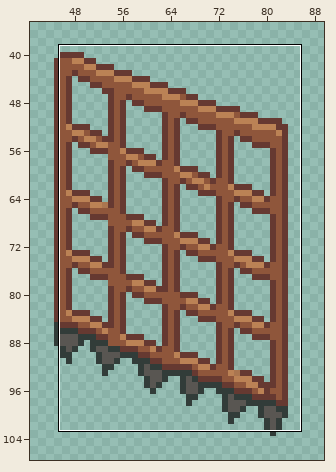
Sprite sheet -- assets/gate_main.png. The picture above shows the old version from afar; the outline marks the close-up.
Close-up. Before the commit:
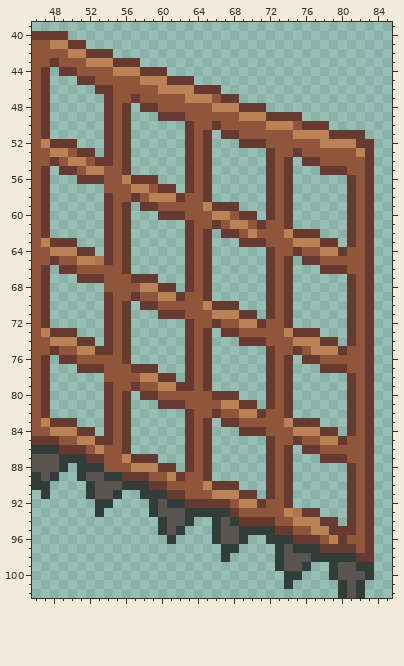
The file is 128x128 pixels. Shown: x 46..85, y 39..102. The old version is drawn lined up with the new one. The wide view leaves out empty margins.
New version:
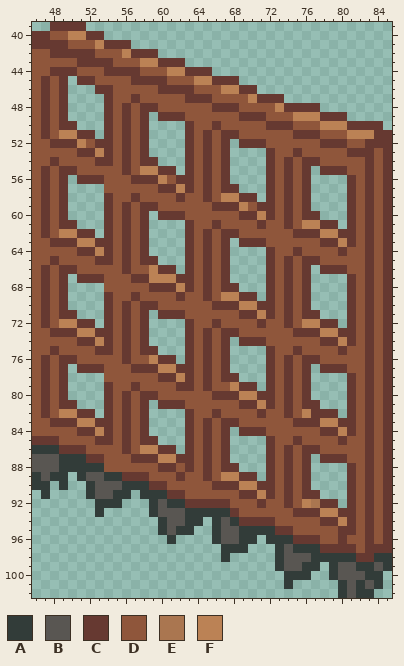
Palette (. is transparent): A #323c39  B #595652  C #663931  D #8f563b  E #aa7650  F #bb8255
Change:
whole drawing moved by +1,-1 (the old picture is shown already moved)
Changed rows in their new state; - is an unchanged pixel.
first column x 46:
 39 --CCCC----------------------------------
 40 --DDFFCC--------------------------------
 41 CCCCDDDFCCC-----------------------------
 42 --CCCC-DDDFCCC--------------------------
 43 --D--CCCCDDDFFCCC-----------------------
 44 -DC-----CCCCDDDFFCCC--------------------
 45 --DC-------CCCCDDDFFCCC-----------------
 46 --DC----------CCCCDDDFFCC---------------
 47 --DC-------------CCC-DDDFCCC------------
 48 --DC-------D--------CCCDDDDFCCCC--------
 49 --DC-------DC----------CCCDDDFFFCCC-----
 50 --DCC------DC-------------CCC-DDFFFCCCC-
 51 --DFFCC----DC-------D--------CCCDDDFFFCC
 52 -D---FDC---DC-------DC----------CCCDD-CC
 53 --DD---F---DC-------DC-------------CC-DC
 54 ----DD-----DCC------DC-------D--------DC
 55 --D---DD---DFFCC----DC-------DC-------DC
 56 --DC------D---FDC---DC-------DC-------DC
 57 --DC-------DD---F---DCC------DC-------DC
 58 --DC---------DDD----DFFCC----DC-------DC
 59 --DC-------D-------D---FDC---DC-------DC
 60 --DC-------DC-------DD---F---DCC------DC
 61 --DCC------DC---------DD-----DFFCC----DC
 62 --DFFCC----DC-------D---D---D---FFC---DC
 63 -D---FFC---DC-------DC-------DDD--F---DC
 64 --DDD--F---DC-------DC----------DD----DC
 65 -----DDC---DCC------DC-------D--------DC
 66 --D--------DDFCC----DC-------DC-------DC
 67 --DC---------FFFC---DC-------DC-------DC
 68 --DC--------DC--F---DCC------DC-------DC
 69 --DC----------DD----DFFCC----DC-------DC
 70 --DC-------D-------D---FFC---DC-------DC
 71 --DCC------DC-------DDD--F---DCC------DC
 72 --DFFCC----DC----------DD----DFFCC----DC
 73 -D---FFC---DC-------D-------D---FFC---DC
 74 --DDD--F---DC-------DC-------DDD--F---DC
 75 -----DD----DCC------DC---------DDD----DC
 76 --D--------DDFCC----DC-------D--------DC
 77 --DC----------FFC---DC-------DC-------DC
 78 --DC--------DD--F---DCC------DC-------DC
 79 --DC----------DD----DDFCC----DC-------DC
 80 --DC-------D-----------FFC---DC-------DC
 81 --DCC------DC--------DD--F---DCC------DC
 82 --DFFCC----DC----------DD----DFCCC----DC
 83 -D---FFC---DC-------D-------D---FFC---DC
 84 --DDD--F---DC-------DC-------DDD--F---DC
 85 -----DD----DCC------DC----------DD----DC
 86 -------D---DFFCC----DC-------D--------DC
 87 ----------D---FFC---DC-------DC-------DC
 88 ----A------DDD--D---DCC------DC-------DC
 89 ---A-----------D----DFFCC----DC-------DC
 90 ---A---------------D---FFC---DC-------DC
 91 ----------A---------DDD--F---DCC------DC
 92 ---------A-------------DD----DFECC----DC
 93 ----------------------------DC--FFC---DC
 94 ------------------A----------DDD--F---DC
 95 -----------------A-------------DDD----DC
 96 ------------------------A--------D----DC
 97 -----------------------A--------------CC
 98 --------------------------------------AA
 99 -------------------------------A------BA
100 ------------------------------A-------A-
101 -------------------------------------BA-
102 -------------------------------------A--
Boxes around the changes in both close-ups, in picture pixels (x1, y1, x2, y2):
changed: (32, 22, 392, 598)
